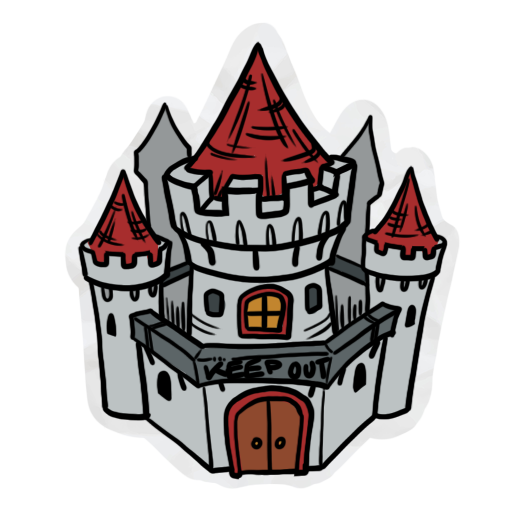
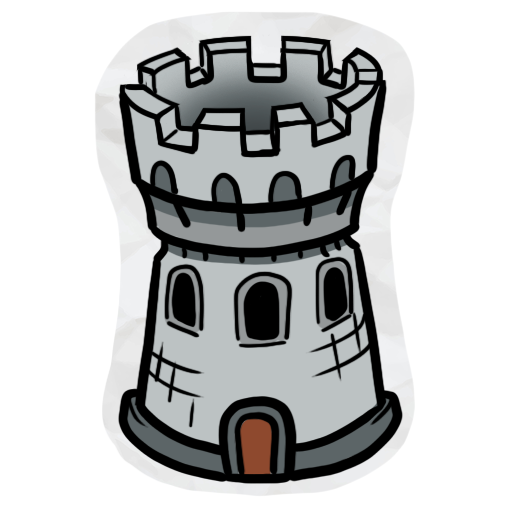
Comparing the layer stacks of the two 512×512 images. Changes:
hid group "Chateau" (5 layers) over [65, 22, 460, 489]
showed group "Tour" (4 layers) over [93, 11, 416, 496]
added layer "Calque 13" in group "Tour" over [118, 34, 403, 484]
added layer "Calque 14" in group "Tour" over [120, 37, 401, 482]
